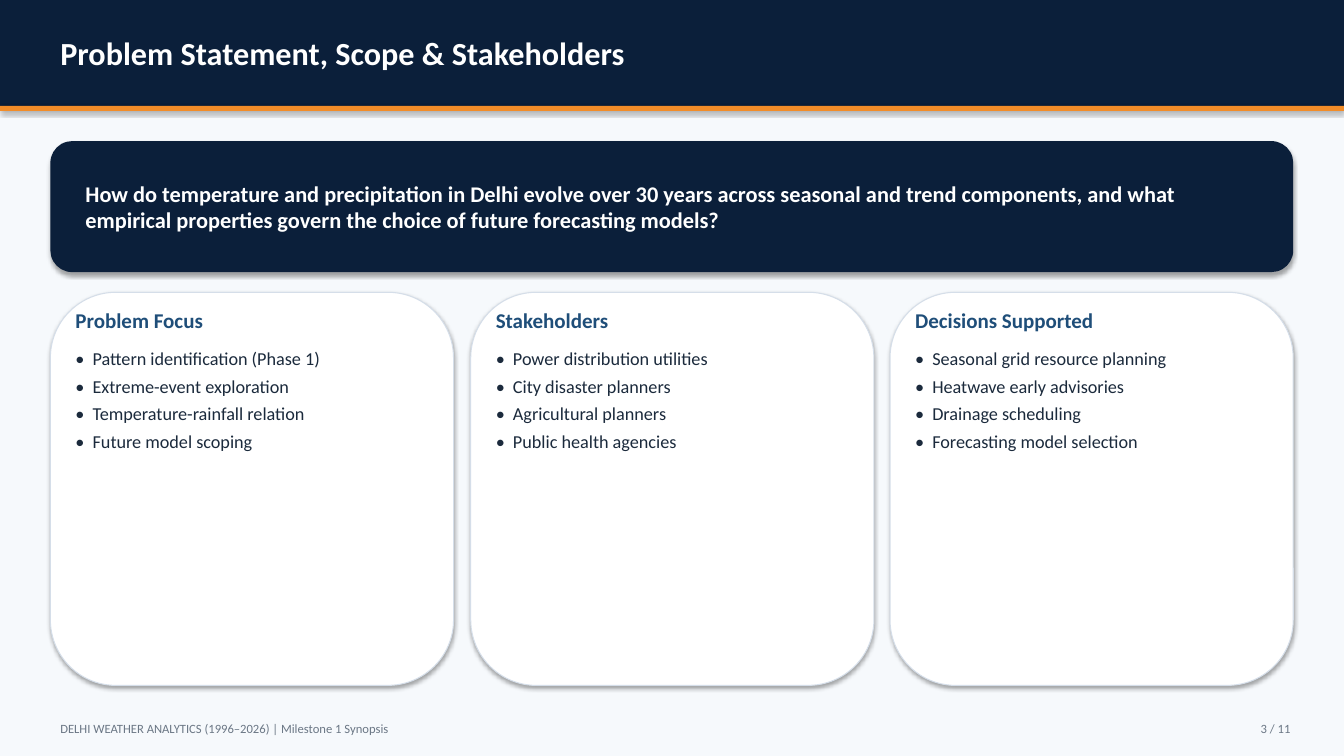
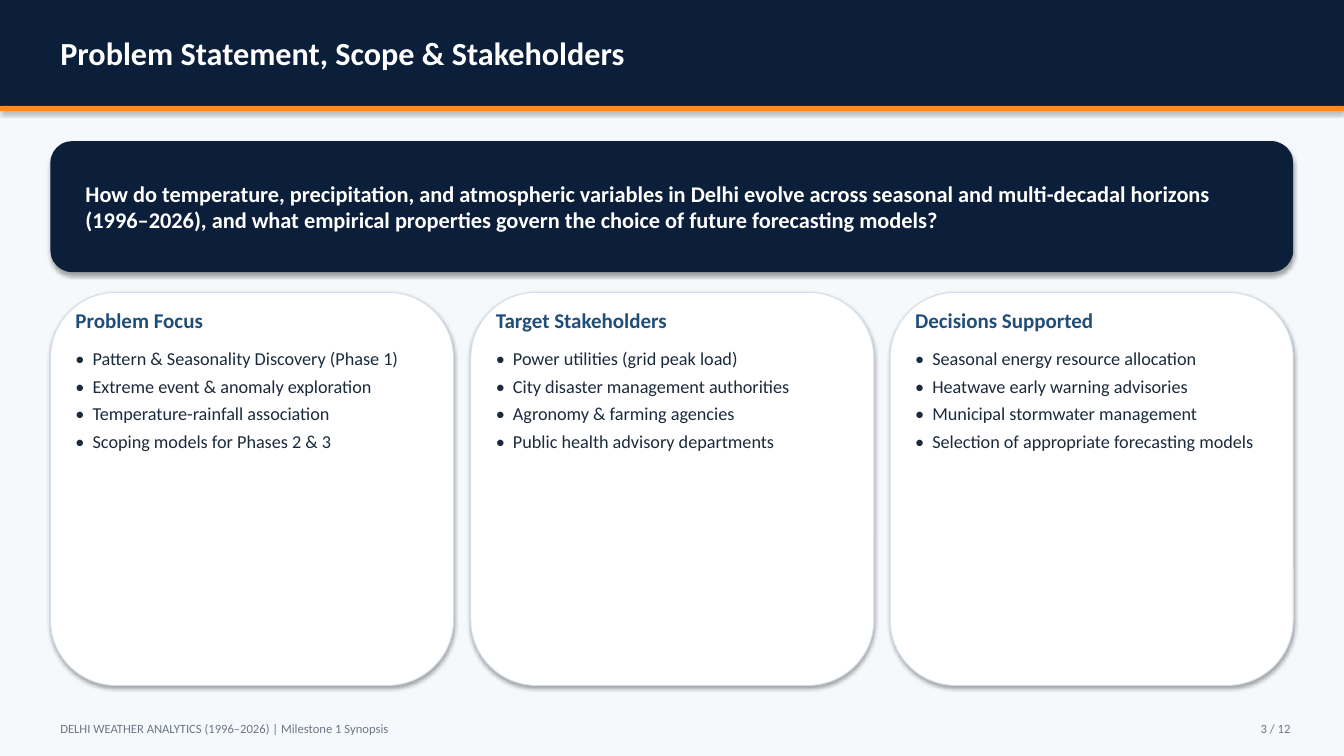
Before and after one commit to dhruvsaini-code/weather-forecasting, a slide deck: slide 3 of milestone1_output/Milestone1_Synopsis.pptx. Drawn at 1344x756 pixels with LibreOffice and Linux fonts; fonts in the diff are those of the drawing. Boxes give left, top, right and bottom in pixels: in the first picture for what was removed or moved away, otherwise in the second. Text is boxed around its words. In the diff, an @@ line names an element or a change of style, - is before the commit and + after.

```diff
--- a/milestone1_output/Milestone1_Synopsis.pptx
+++ b/milestone1_output/Milestone1_Synopsis.pptx
@@ text at <box>85,186,1210,232</box>: text changed @@
-How do temperature and precipitation in Delhi evolve over 30 years across seasonal and trend components, and what empirical properties govern the choice of future forecasting models?
+How do temperature, precipitation, and atmospheric variables in Delhi evolve across seasonal and multi-decadal horizons (1996–2026), and what empirical properties govern the choice of future forecasting models?
@@ text at <box>496,313,666,332</box>: text changed @@
-Stakeholders
+Target Stakeholders
@@ text at <box>93,352,398,451</box>: text changed @@
-• Pattern identification (Phase 1)
-• Extreme-event exploration
-• Temperature-rainfall relation
-• Future model scoping
+• Pattern & Seasonality Discovery (Phase 1)
+• Extreme event & anomaly exploration
+• Temperature-rainfall association
+• Scoping models for Phases 2 & 3
@@ text at <box>513,352,789,451</box>: text changed @@
-• Power distribution utilities
-• City disaster planners
-• Agricultural planners
-• Public health agencies
+• Power utilities (grid peak load)
+• City disaster management authorities
+• Agronomy & farming agencies
+• Public health advisory departments
@@ text at <box>932,352,1253,451</box>: text changed @@
-• Seasonal grid resource planning
-• Heatwave early advisories
-• Drainage scheduling
-• Forecasting model selection
+• Seasonal energy resource allocation
+• Heatwave early warning advisories
+• Municipal stormwater management
+• Selection of appropriate forecasting models
```
Also in this commit, not shown: 9 other slides changed, 2 slides added, 1 slide removed, 22 other files.
